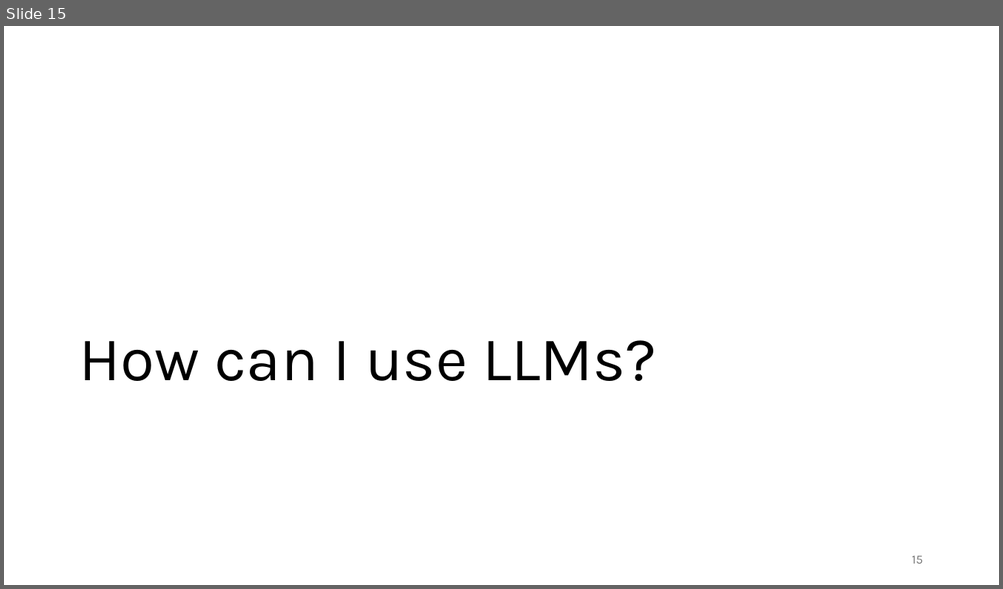
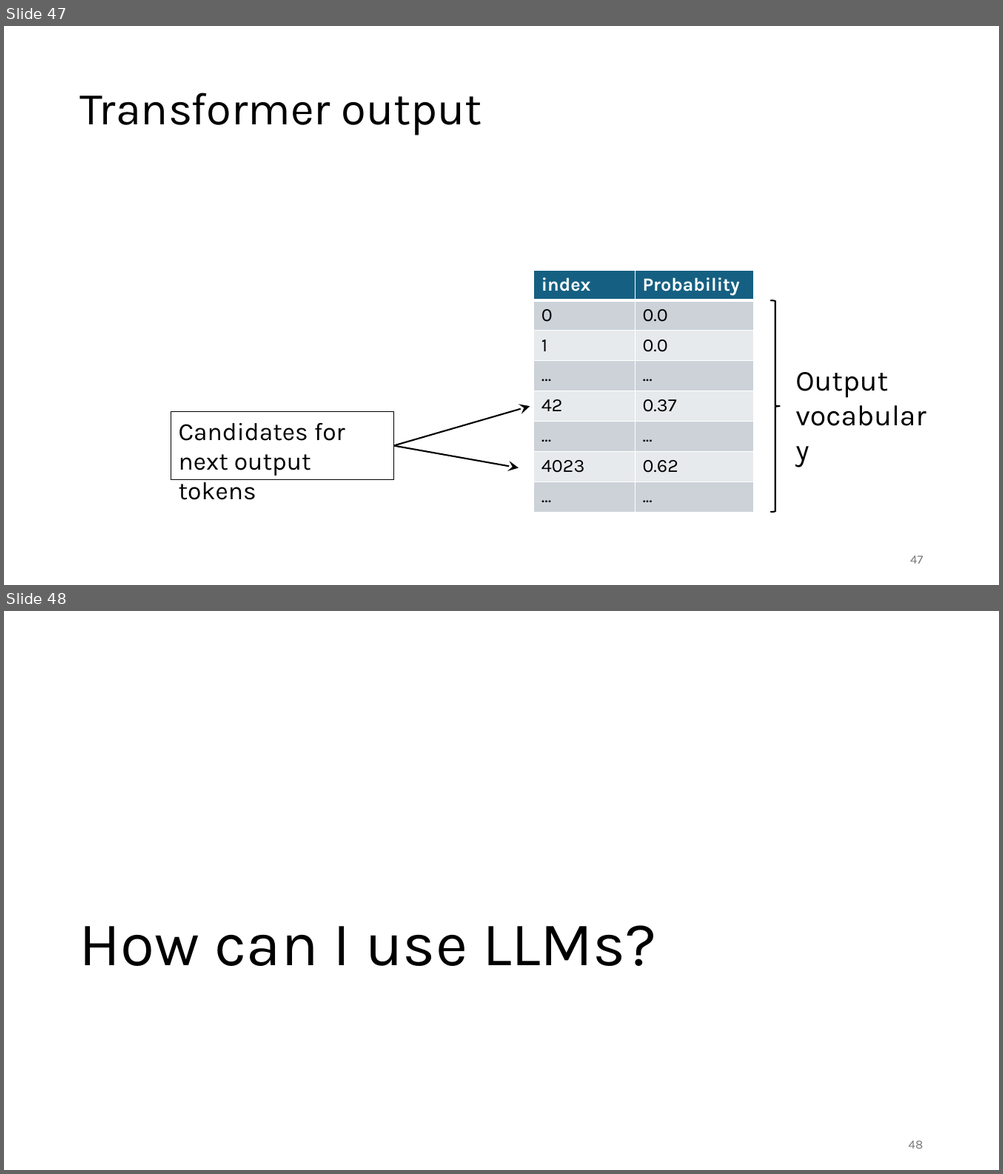
Before and after one commit to gjbex/Deploying-LLMs-locally, a slide deck: local_LLMs.pptx. Shown one above the other, each under a label of ours: slide 15 before the commit, slides 47 and 48 after it. The pictures are 1003x589 and 1003x1174 pixels, drawn with LibreOffice and Linux fonts; fonts in the diff are those of the drawing; grey boxes stand for pictures. Boxes give left, top, right and bottom in pixels: in the first picture for what was removed or moved away, otherwise in the second. Text is boxed around its words. In the diff, an @@ line names an element or a change of style, - is before the commit and + after.

```diff
--- a/local_LLMs.pptx
+++ b/local_LLMs.pptx
@@ slide 47 added at <box>4,26,999,585</box>, background #FFFFFF @@
@@ title added at <box>79,93,482,136</box>, 44 pt, text #000000 @@
+Transformer output
@@ table added at <box>534,271,753,512</box>, 8 rows, 2 columns @@
+index | Probability
+0 | 0.0
+1 | 0.0
+... | ...
+42 | 0.37
+... | ...
+4023 | 0.62
+... | ...
@@ right brace added at <box>770,301,780,512</box>, outline #000000 1.5 pt @@
@@ text added at <box>795,372,888,398</box>, 28 pt, text #000000 @@
+Output
+vocabulary
@@ rectangle added at <box>171,412,393,480</box>, outline #000000 0.75 pt, 24 pt, text #000000 @@
+Candidates for next output tokens
@@ arrow added from (393, 446) to (530, 406), #000000 1.5 pt @@
@@ arrow added from (393, 446) to (518, 469), #000000 1.5 pt @@
@@ page number added at <box>910,556,922,564</box>, 12 pt, text #797979 @@
+47
@@ what was slide 15 is now slide 48 @@
@@ page number at <box>908,1141,923,1149</box>: text changed @@
-15
+48
```
Also in this commit, not shown: 4 slides changed, 33 other slides added, 1 slide removed.
